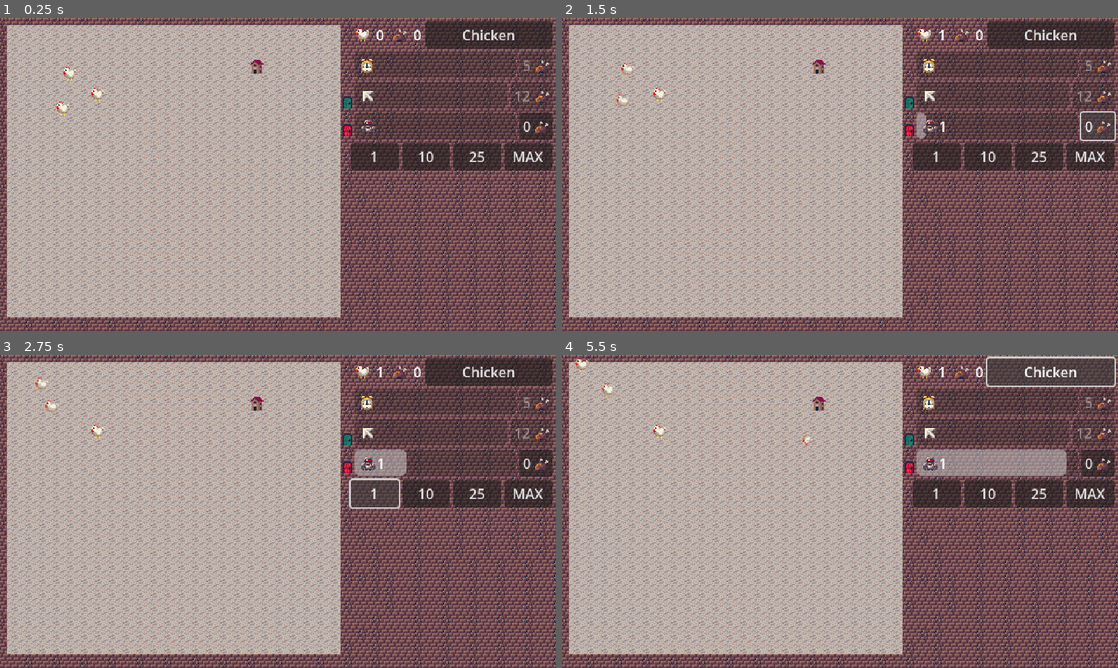
Above: before the commit, frames 1-4 (two rows, left to right).
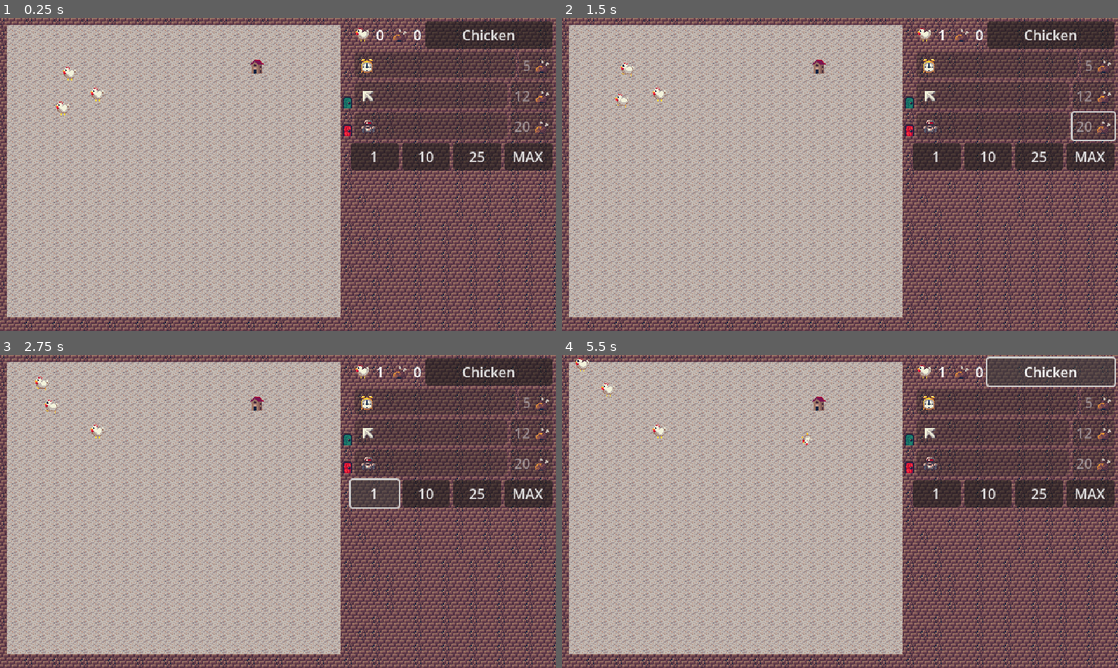
Above: after the commit, the same moments.

Repository: hostdos/WGJ25
Game: Godot game, scene res://scenes/map.tscn
Same seed, same stepped clock (60 frames per second), same inputs: the game is played once before the commit and once after it. This scene is started directly instead of the project's main scene.
Inputs (mouse positions are in pixels of both pictures, inside the frame that each line leads up to):
- Up to frame 1 (0.25 s): no input
- Up to frame 2 (1.5 s): click "Chicken" at 0.5 s; click (1095, 127) at 1.25 s, where only the run before the commit has a clickable "0"
- Up to frame 3 (2.75 s): click "1" at 2 s
- Up to frame 4 (5.5 s): click "10" at 2.75 s; click "25" at 3.5 s; click "MAX" at 4.25 s; click "Chicken" at 5 s

The runs differ from the first frame. In frame 1, 0.4% of the frame differs, in the area x 90-100%, y 30-39%; in frame 2, 0.4%; in frame 3, 1.2%; in frame 4, 2.7%, in the area x 2-100%, y 0-39%.

Commit message:
we export soon

Diff:
--- a/toy-box-25/scenes/base_chicken.tscn
+++ b/toy-box-25/scenes/base_chicken.tscn
@@ -250,6 +250,7 @@
 
 [node name="ChickenAnimation" type="AnimatedSprite2D" parent="."]
 unique_name_in_owner = true
+texture_filter = 1
 sprite_frames = SubResource("SpriteFrames_3jp5v")
 animation = &"Cooked"
 
--- a/toy-box-25/scenes/ui/game_ui.tscn
+++ b/toy-box-25/scenes/ui/game_ui.tscn
@@ -73,6 +73,7 @@
 layout_mode = 2
 
 [node name="Chicken" type="AnimatedSprite2D" parent="MarginContainer/VBoxContainer/HBoxContainer/ImageInUi"]
+texture_filter = 1
 sprite_frames = SubResource("SpriteFrames_ru5ln")
 centered = false
 offset = Vector2(5, 7)
@@ -109,7 +110,7 @@
 layout_mode = 2
 sprite_upgrade = ExtResource("9_fftnl")
 sprite_spending_currency = ExtResource("10_bxde6")
-base_price = 0
+base_price = 20
 base_interval_upgrade_strength = 0.9
 
 [node name="HBoxContainer2" type="HBoxContainer" parent="MarginContainer/VBoxContainer"]
Not shown, changed: toy-box-25/export_presets.cfg
